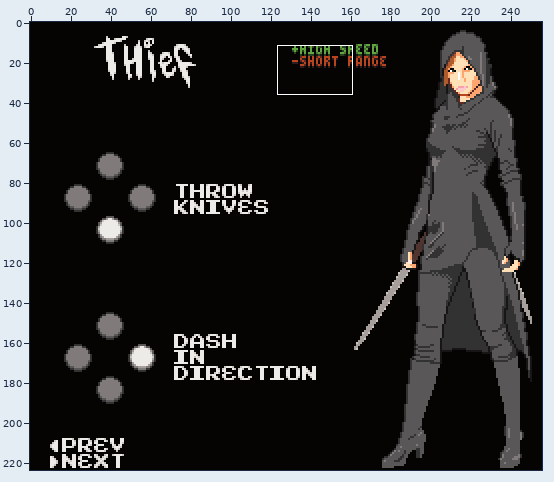
A sprite sheet gets an edit: res/img/charselect/thief.png. Above, an overview of the earlier version with the close-up marked.
Close-up. First the earlier version:
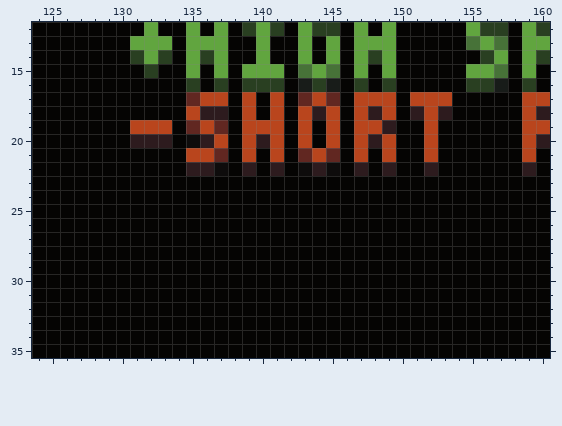
The file is 256x224 pixels. Colours within 5 levels of each other are drawn and written as one. Shown: x 124..160, y 12..35.
Once edited:
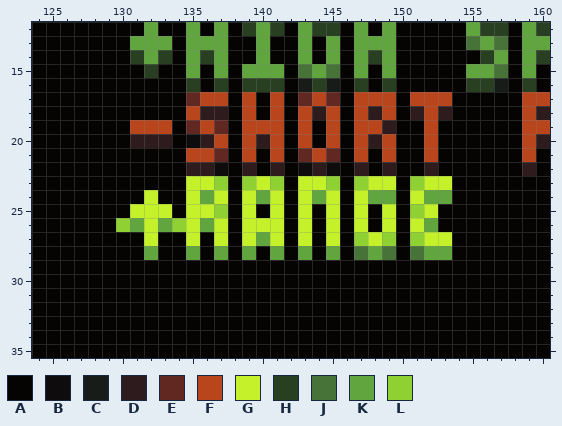
Palette (. is transparent): A #050403  B #0e0c0c  C #181c19  D #2d1b1e  E #612721  F #b9451d  G #c4f129  H #293f21  J #477238  K #61a53f  L #8fd032
The edit:
y 23: x 135..137 AAA -> GGL; x 139..141 AAA -> LGL; x 143..145 AAA -> GGL; x 147..149 AAA -> LGG; x 151..153 AAA -> LGG
y 24: x 132 A -> G; x 135..137 AAA -> GKG; x 139..141 AAA -> GKG; x 143..145 AAA -> GKG; x 147..149 AAA -> GKK; x 151..153 AAA -> GKK
y 25: x 131..133 AAA -> GGG; x 135..137 AAA -> GGL; x 139 A -> G; x 141 A -> G; x 143 A -> G; x 145 A -> G; x 147 A -> G; x 149 A -> G; x 151..152 AA -> LG
y 26: x 130..137 AAAAAAAA -> LKGKLGKG; x 139..141 AAA -> GGG; x 143 A -> G; x 145 A -> G; x 147 A -> G; x 149 A -> G; x 151..152 AA -> GK
y 27: x 132 A -> G; x 135 A -> G; x 137 A -> G; x 139..141 AAA -> GKG; x 143 A -> G; x 145 A -> G; x 147..149 AAA -> LGL; x 151..153 AAA -> LGG
y 28: x 132 A -> K; x 135 A -> K; x 137 A -> K; x 139 A -> K; x 141 A -> K; x 143 A -> K; x 145 A -> K; x 147..149 AAA -> JKJ; x 151..153 AAA -> JKK
